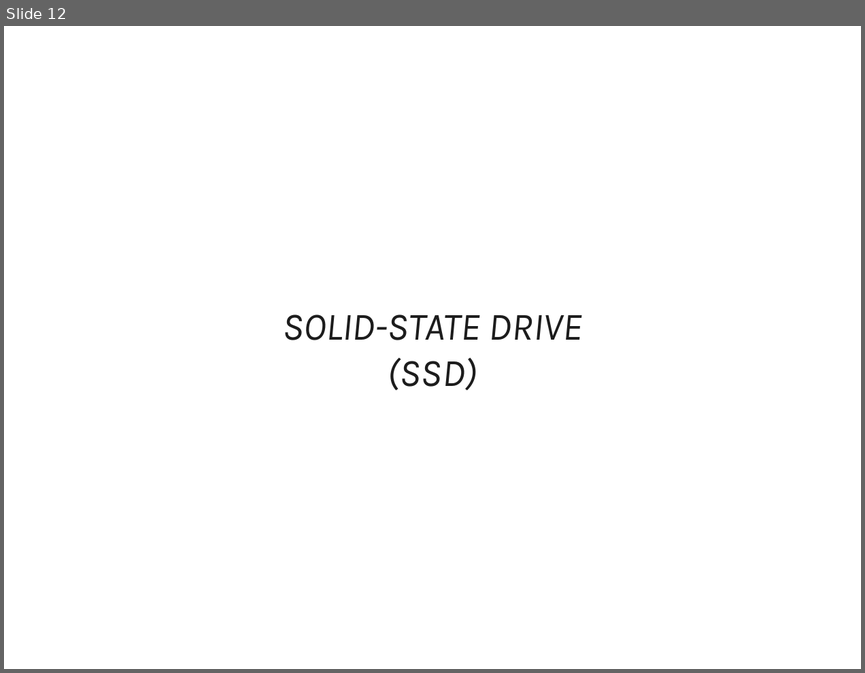
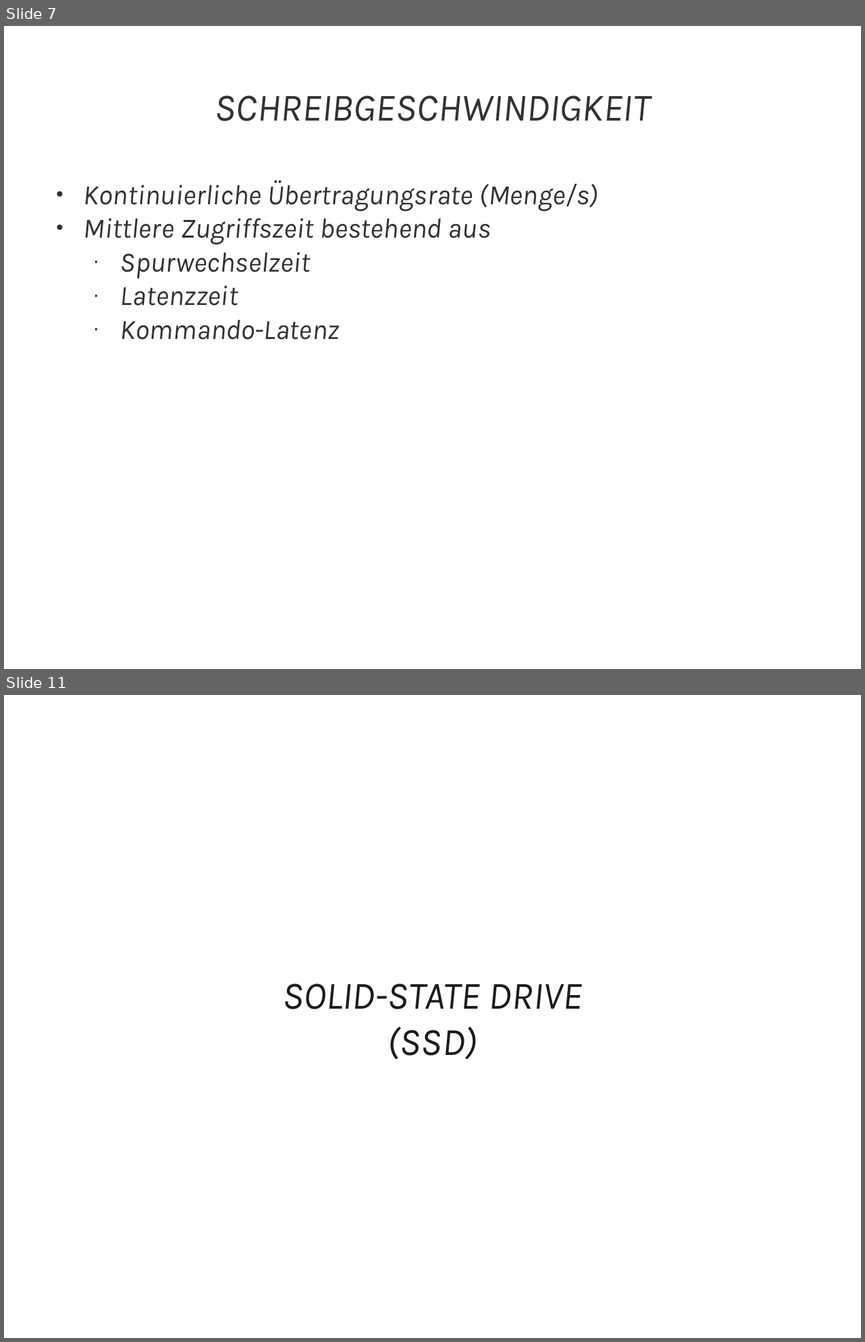
Before and after one commit to JMFootBallPlyr/Hard-drive-system-, a slide deck: WRK/presents/01 - types of drives/types of drives.pptx. Shown one above the other, each under a label of ours: slide 12 before the commit, slides 7 and 11 after it; the slides between them are not shown. The pictures are 865x673 and 865x1342 pixels, drawn with LibreOffice and Linux fonts; fonts in the diff are those of the drawing. Boxes give left, top, right and bottom in pixels: in the first picture for what was removed or moved away, otherwise in the second. Text is boxed around its words. In the diff, an @@ line names an element or a change of style, - is before the commit and + after.

```diff
--- a/WRK/presents/01 - types of drives/types of drives.pptx
+++ b/WRK/presents/01 - types of drives/types of drives.pptx
@@ slide 7 added at [4, 26, 861, 669], background #FFFFFF @@
@@ text added at [215, 95, 650, 121], 36 pt, text #333333, italic @@
+SCHREIBGESCHWINDIGKEIT
@@ text added at [84, 180, 598, 339], 26 pt, text #333333, italic @@
+● Kontinuierliche Übertragungsrate (Menge/s)
+● Mittlere Zugriffszeit bestehend aus
+  · Spurwechselzeit
+  · Latenzzeit
+  · Kommando-Latenz
@@ what was slide 12 is now slide 11 @@
```
Also in this commit, not shown: 4 slides changed, 22 other slides added, 23 slides removed, 7 other files.
